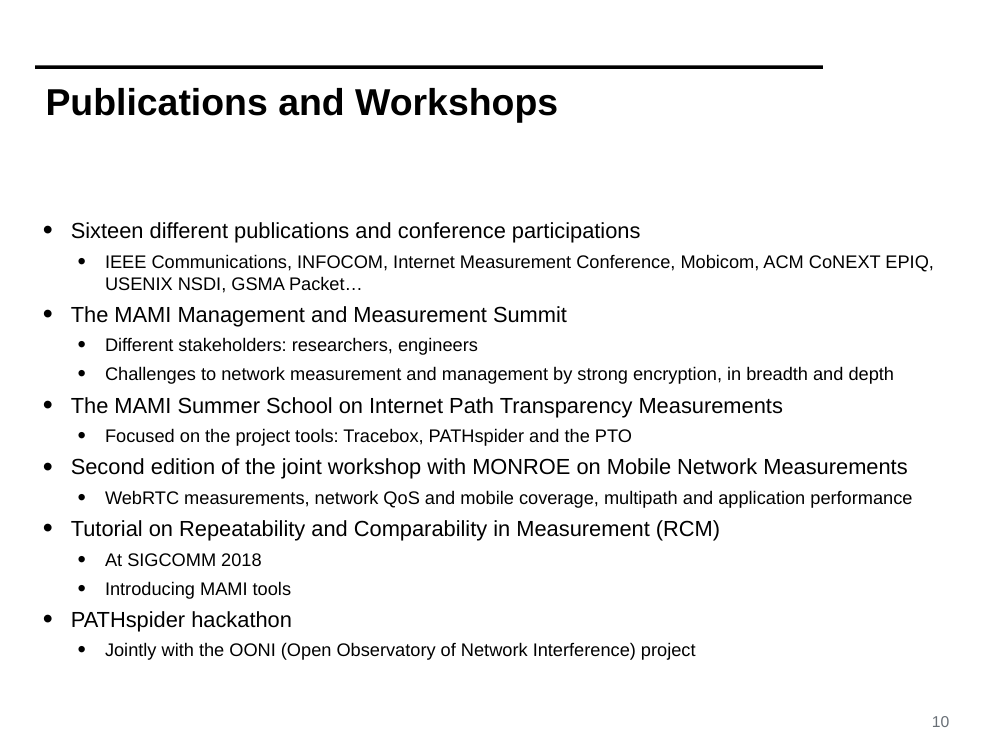
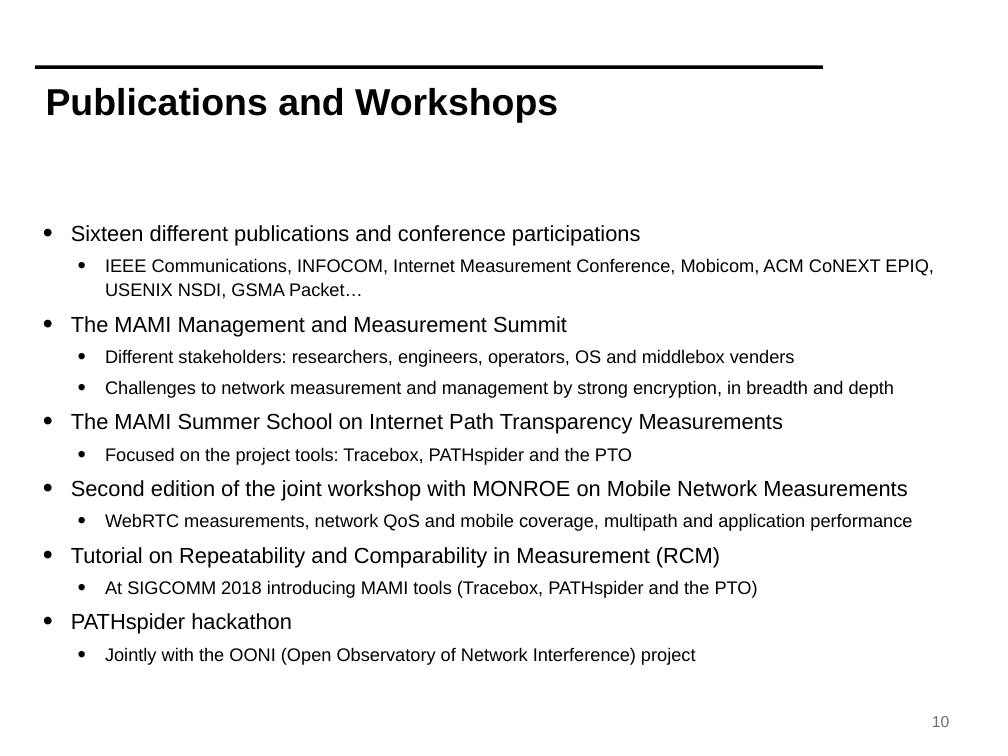
Before and after one commit to mami-project/roadshows, a slide deck: slide 10 of review3-brussels/WP4-ReviewFinal.pptx. Drawn at 1008x756 pixels with LibreOffice and Linux fonts; fonts in the diff are those of the drawing; background and template pictures are left out. Boxes give left, top, right and bottom in pixels: in the first picture for what was removed or moved away, otherwise in the second. Text is boxed around its words. In the diff, an @@ line names an element or a change of style, - is before the commit and + after.

Commit message:
wording edits by Mirja

```diff
--- a/review3-brussels/WP4-ReviewFinal.pptx
+++ b/review3-brussels/WP4-ReviewFinal.pptx
@@ text at [71, 225, 934, 665]: line spacing 1 to 1.1 @@
@@ text at [105, 349, 795, 367]: text changed @@
-  • Different stakeholders: researchers, engineers
+  • Different stakeholders: researchers, engineers, operators, OS and middlebox venders
@@ text at [105, 580, 758, 598]: text changed @@
-  • At SIGCOMM 2018
-  • Introducing MAMI tools
+  • At SIGCOMM 2018 introducing MAMI tools (Tracebox, PATHspider and the PTO)
```
Also in this commit, not shown: 9 other slides changed.
